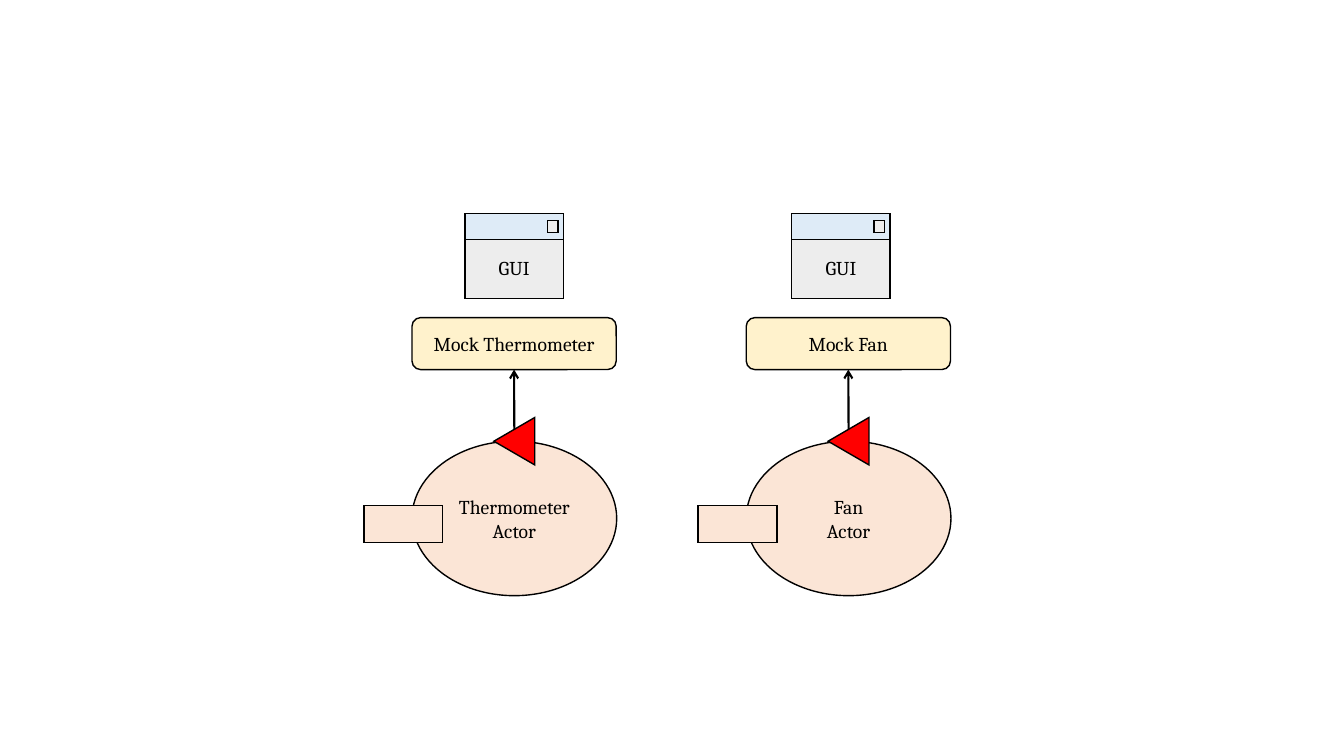
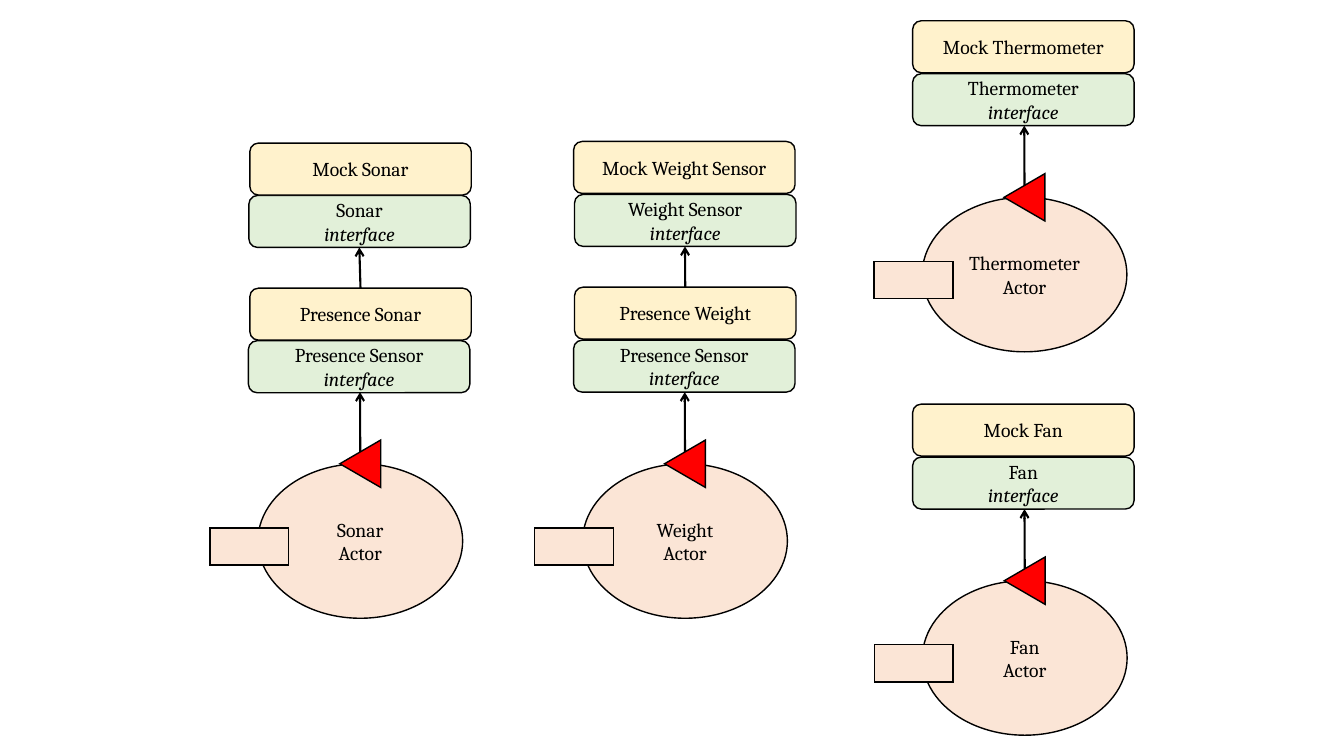
Before and after one commit to JackFantaz/FantazziniGiacomoIss, a slide deck: slide 5 of FinalTask/userDocs/img/final_task_schema.pptx (slide 2 before the commit). Drawn at 1344x756 pixels with LibreOffice and Linux fonts; fonts in the diff are those of the drawing. Boxes give left, top, right and bottom in pixels: in the first picture for what was removed or moved away, otherwise in the second. Text is boxed around its words. In the diff, an @@ line names an element or a change of style, - is before the commit and + after.

```diff
--- a/FinalTask/userDocs/img/final_task_schema.pptx
+++ b/FinalTask/userDocs/img/final_task_schema.pptx
@@ rounded rectangle "Mock Thermometer": place and size @@
-rounded rectangle "Mock Thermometer" at (412,318,617,370)
+rounded rectangle "Mock Thermometer" at (912,21,1134,74)
@@ rounded rectangle added at (912,74,1134,126), fill #E2F0D9, outline #000000 1 pt, 14 pt, text #000000 @@
+Thermometer
+interface
@@ rounded rectangle added at (250,143,472,196), fill #FFF2CC, outline #000000 1 pt, 14 pt, text #000000 @@
+Mock Sonar
@@ rounded rectangle added at (574,141,796,194), fill #FFF2CC, outline #000000 1 pt, 14 pt, text #000000 @@
+Mock Weight Sensor
@@ 1 ellipse, 1 rectangle, 1 arrow, 1 triangle: place and size @@
-1 ellipse, 1 rectangle, 1 arrow, 1 triangle at (364,370,617,596)
+1 ellipse, 1 rectangle, 1 arrow, 1 triangle at (874,126,1127,352)
@@ rounded rectangle added at (249,196,471,248), fill #E2F0D9, outline #000000 1 pt, 14 pt, text #000000, italic @@
+Sonar
+interface
@@ rounded rectangle added at (575,195,797,247), fill #E2F0D9, outline #000000 1 pt, 14 pt, text #000000 @@
+Weight Sensor
+interface
@@ rectangle removed at (465,214,564,298) @@
-GUI
@@ rectangle removed at (465,214,564,240) @@
@@ rectangle removed at (547,221,559,233) @@
@@ rectangle removed at (791,214,890,298) @@
-GUI
@@ rectangle removed at (791,214,890,240) @@
@@ rectangle removed at (874,221,885,233) @@
@@ arrow added from (361, 288) to (360, 248), #000000 1.5 pt @@
@@ arrow added from (686, 287) to (686, 247), #000000 1.5 pt @@
@@ rounded rectangle added at (250,288,472,341), fill #FFF2CC, outline #000000 1 pt, 14 pt, text #000000 @@
+Presence Sonar
@@ rounded rectangle added at (575,287,797,340), fill #FFF2CC, outline #000000 1 pt, 14 pt, text #000000 @@
+Presence Weight
@@ rounded rectangle added at (248,341,470,393), fill #E2F0D9, outline #000000 1 pt, 14 pt, text #000000 @@
+Presence Sensor
+interface
@@ rounded rectangle added at (574,340,796,392), fill #E2F0D9, outline #000000 1 pt, 14 pt, text #000000 @@
+Presence Sensor
+interface
@@ arrow added from (360, 452) to (360, 392), #000000 1.5 pt @@
@@ arrow added from (686, 452) to (685, 392), #000000 1.5 pt @@
@@ rounded rectangle "Mock Fan": place and size @@
-rounded rectangle "Mock Fan" at (746,318,951,370)
+rounded rectangle "Mock Fan" at (912,404,1134,457)
@@ triangle added at (340,441,381,488), fill #FF0000, outline #000000 1 pt @@
@@ triangle added at (664,441,706,488), fill #FF0000, outline #000000 1 pt @@
@@ ellipse added at (258,464,463,618), fill #FBE5D6, outline #000000 1 pt, 14 pt, text #000000 @@
+Sonar
+Actor
@@ ellipse added at (583,464,787,618), fill #FBE5D6, outline #000000 1 pt, 14 pt, text #000000 @@
+Weight
+Actor
@@ rounded rectangle added at (912,458,1134,510), fill #E2F0D9, outline #000000 1 pt, 14 pt, text #000000, italic @@
+Fan
+interface
@@ 1 ellipse, 1 triangle, 1 rectangle, 1 arrow: place and size @@
-1 ellipse, 1 triangle, 1 rectangle, 1 arrow at (699,370,951,596)
+1 ellipse, 1 triangle, 1 rectangle, 1 arrow at (874,509,1127,735)
@@ rectangle added at (210,528,288,566), fill #FBE5D6, outline #000000 1 pt @@
@@ rectangle added at (534,528,613,566), fill #FBE5D6, outline #000000 1 pt @@
```
Also in this commit, not shown: 1 other slide changed, 1 slide removed, 9 other files.
